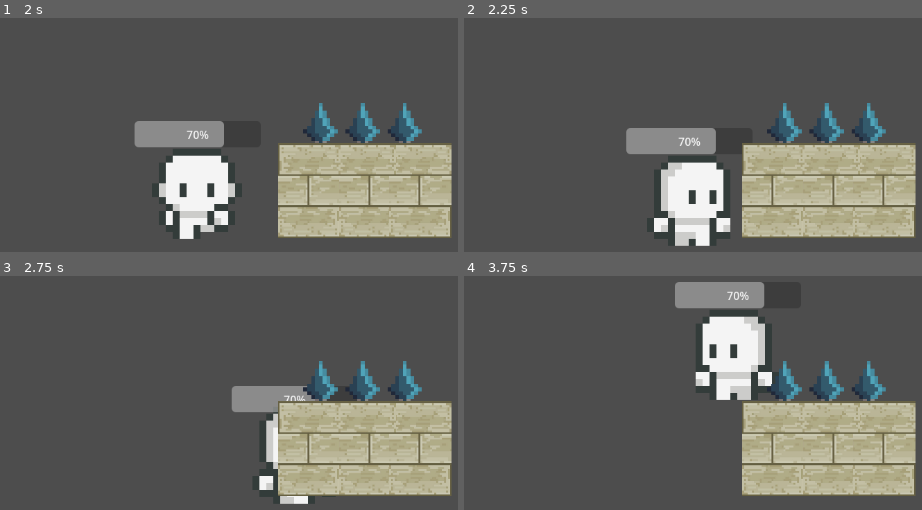
Above: before the commit, frames 1-4 (two rows, left to right).
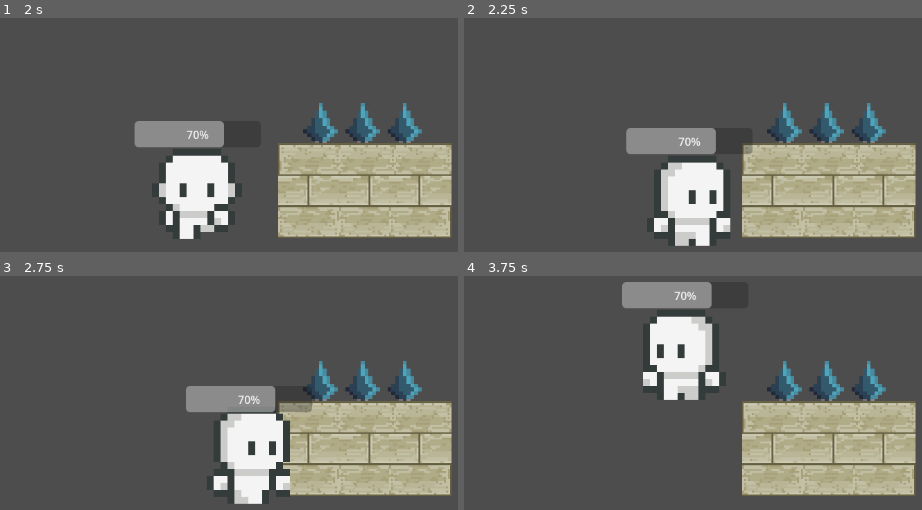
Above: after the commit, the same moments.

Repository: ShadowAlgorithms/intro_to_godot
Game: Godot game, scene res://node_2d.tscn
Same seed, same stepped clock (60 frames per second), same inputs: the game is played once before the commit and once after it. The project has no main scene, so this scene is started directly.
Inputs:
- Up to frame 1 (2 s): tap Enter at 0.5 s; hold D (move_right) 0.53-1.28 s; hold S (move_down) from 1.28 s (still down)
- Up to frame 2 (2.25 s): release S (move_down) at 2.03 s; hold D (move_right) from 2.03 s (still down)
- Up to frame 3 (2.75 s): keep holding D (move_right)
- Up to frame 4 (3.75 s): release D (move_right) at 2.78 s; hold W (move_up) 2.78-3.53 s; hold A (move_left) from 3.53 s (still down)

Frame 1 is identical in both runs. In frame 2, less than 0.1% of the frame differs, in the area x 60-64%, y 54-59%; in frame 3, 8.0%; in frame 4, 13%, in the area x 34-69%, y 2-53%.

Commit message:
updated docs

Diff:
--- a/lab/node_2d.tscn
+++ b/lab/node_2d.tscn
@@ -9,4 +9,7 @@
 position = Vector2(134.00002, 227)
 
 [node name="Spikes" parent="." instance=ExtResource("2_epypp")]
+z_index = -3
 position = Vector2(523, 367)
+
+[editable path="Spikes"]
--- a/lab/player.tscn
+++ b/lab/player.tscn
@@ -199,6 +199,10 @@
 "name": &"up_walk",
 "speed": 12.0
 }]
+
+[sub_resource type="CapsuleShape2D" id="CapsuleShape2D_sweqy"]
+radius = 4.4999995
+height = 13.4
 
 [node name="Player" type="CharacterBody2D"]
 scale = Vector2(10, 10)
@@ -215,3 +219,6 @@
 offset_right = 173.2
 offset_bottom = 28.100004
 scale = Vector2(0.1, 0.1)
+
+[node name="CollisionShape2D" type="CollisionShape2D" parent="."]
+shape = SubResource("CapsuleShape2D_sweqy")
--- a/lab/spikes.tscn
+++ b/lab/spikes.tscn
@@ -1,7 +1,22 @@
-[gd_scene load_steps=7 format=3 uid="uid://cqo8ulfoevmwu"]
+[gd_scene load_steps=8 format=3 uid="uid://cqo8ulfoevmwu"]
 
 [ext_resource type="Texture2D" uid="uid://dp7ewjinscxh7" path="res://Assets/Terrain/spikes_wall.png" id="1_nrdsm"]
 [ext_resource type="Texture2D" uid="uid://cfuenvqi14fym" path="res://Assets/Terrain/spikes.png" id="2_8fhau"]
+
+[sub_resource type="Animation" id="Animation_q6r6c"]
+length = 0.001
+tracks/0/type = "value"
+tracks/0/imported = false
+tracks/0/enabled = true
+tracks/0/path = NodePath("Spikes:position")
+tracks/0/interp = 1
+tracks/0/loop_wrap = true
+tracks/0/keys = {
+"times": PackedFloat32Array(0),
+"transitions": PackedFloat32Array(1),
+"update": 0,
+"values": [Vector2(4.7683716e-07, -38)]
+}
 
 [sub_resource type="Animation" id="Animation_0hol4"]
 resource_name = "launch_spikes"
@@ -19,21 +34,6 @@
 "values": [Vector2(4.7683716e-07, -38), Vector2(4.7683716e-07, -146), Vector2(4.7683716e-07, -146), Vector2(4.7683716e-07, -35.000008)]
 }
 
-[sub_resource type="Animation" id="Animation_q6r6c"]
-length = 0.001
-tracks/0/type = "value"
-tracks/0/imported = false
-tracks/0/enabled = true
-tracks/0/path = NodePath("Spikes:position")
-tracks/0/interp = 1
-tracks/0/loop_wrap = true
-tracks/0/keys = {
-"times": PackedFloat32Array(0),
-"transitions": PackedFloat32Array(1),
-"update": 0,
-"values": [Vector2(4.7683716e-07, -38)]
-}
-
 [sub_resource type="AnimationLibrary" id="AnimationLibrary_kdubu"]
 _data = {
 &"RESET": SubResource("Animation_q6r6c"),
@@ -43,18 +43,15 @@
 [sub_resource type="RectangleShape2D" id="RectangleShape2D_ds4fp"]
 size = Vector2(175, 166.5)
 
+[sub_resource type="RectangleShape2D" id="RectangleShape2D_nrdsm"]
+size = Vector2(247, 78)
+
 [node name="Spikes" type="Node2D"]
 
 [node name="AnimationPlayer" type="AnimationPlayer" parent="."]
 libraries = {
 &"": SubResource("AnimationLibrary_kdubu")
 }
-
-[node name="SpikesWall" type="Sprite2D" parent="."]
-z_index = 1
-position = Vector2(2.9999695, 0.99998474)
-scale = Vector2(0.3357843, 0.33578432)
-texture = ExtResource("1_nrdsm")
 
 [node name="Spikes" type="Sprite2D" parent="."]
 position = Vector2(4.7683716e-07, -38)
@@ -68,3 +65,15 @@
 [node name="CollisionShape2D" type="CollisionShape2D" parent="Spikes/Area2D"]
 position = Vector2(-0.5, -146.75)
 shape = SubResource("RectangleShape2D_ds4fp")
+
+[node name="StaticBody2D" type="StaticBody2D" parent="."]
+
+[node name="SpikesWall" type="Sprite2D" parent="StaticBody2D"]
+z_index = 1
+position = Vector2(2.9999695, 0.99998474)
+scale = Vector2(0.3357843, 0.33578432)
+texture = ExtResource("1_nrdsm")
+
+[node name="CollisionShape2D" type="CollisionShape2D" parent="StaticBody2D"]
+position = Vector2(3.5, -20)
+shape = SubResource("RectangleShape2D_nrdsm")
Not shown: 1 places in lab/player.tscn that only renumber resources
Not shown, changed: README.md
Not shown, added: images/signal.png
